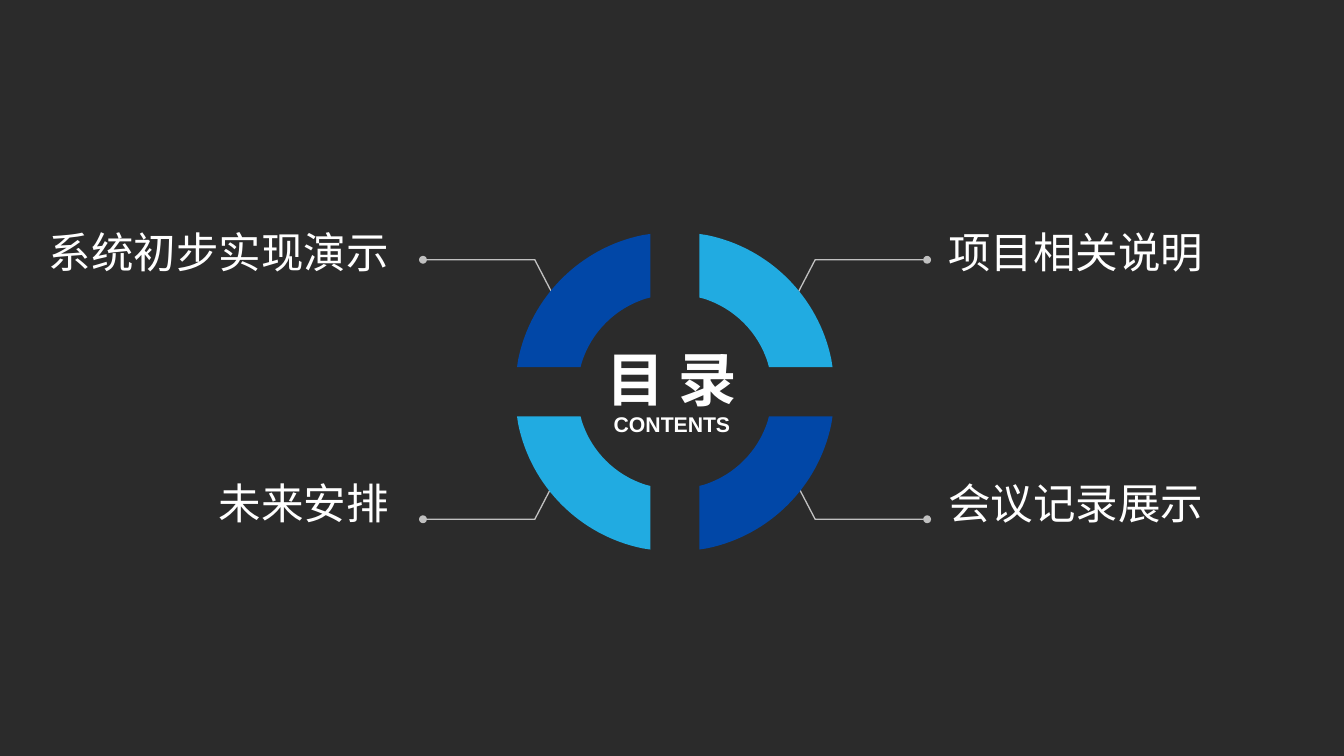
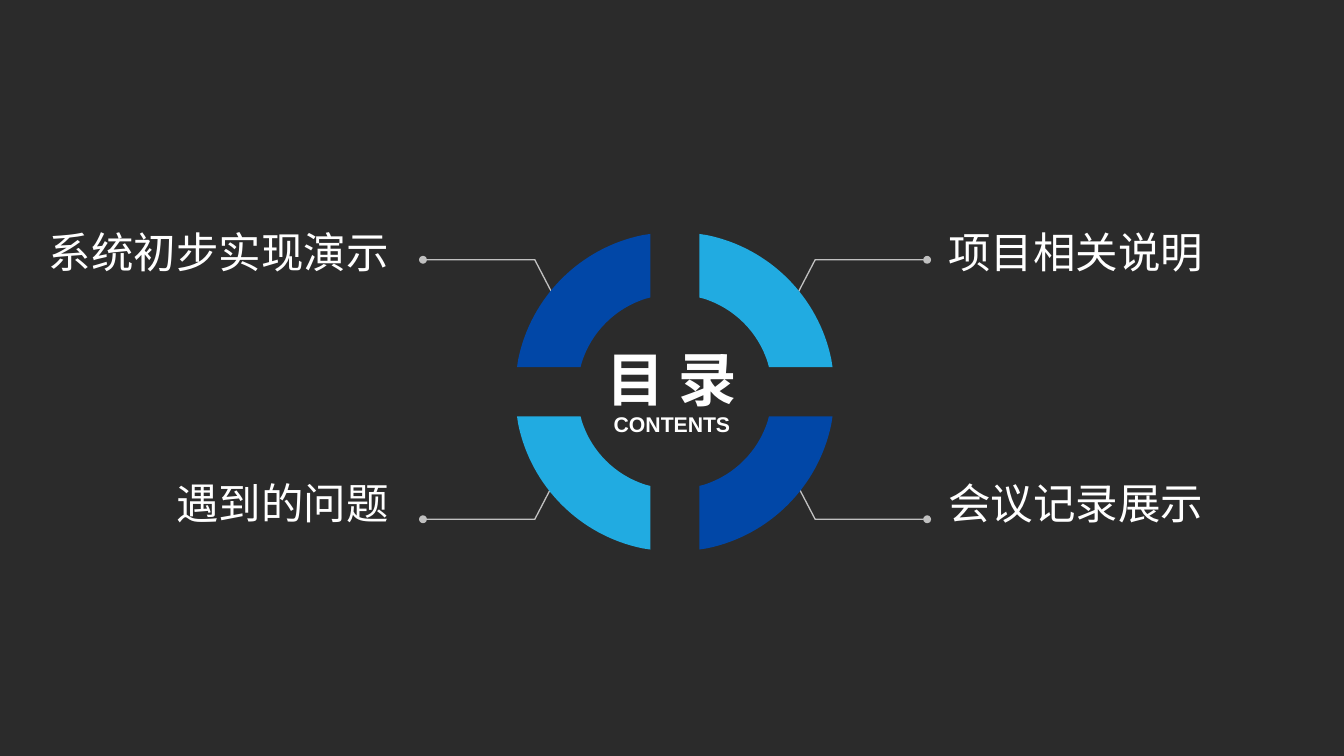
Before and after one commit to BIT-zhangxin/LabWebSystem, a slide deck: slide 2 of document/展示/FishTouchers小组第三次汇报.pptx. Drawn at 1344x756 pixels with LibreOffice and Linux fonts; fonts in the diff are those of the drawing; background and template pictures are left out; a plain dark background stands for a picture behind light text. Boxes give left, top, right and bottom in pixels: in the first picture for what was removed or moved away, otherwise in the second. Text is boxed around its words. In the diff, an @@ line names an element or a change of style, - is before the commit and + after.

```diff
--- a/document/展示/FishTouchers小组第三次汇报.pptx
+++ b/document/展示/FishTouchers小组第三次汇报.pptx
@@ text at <box>176,483,388,523</box>: text changed @@
-未来安排
+遇到的问题
```
Also in this commit, not shown: 3 other slides changed, 9 slides added, 3 slides removed.
